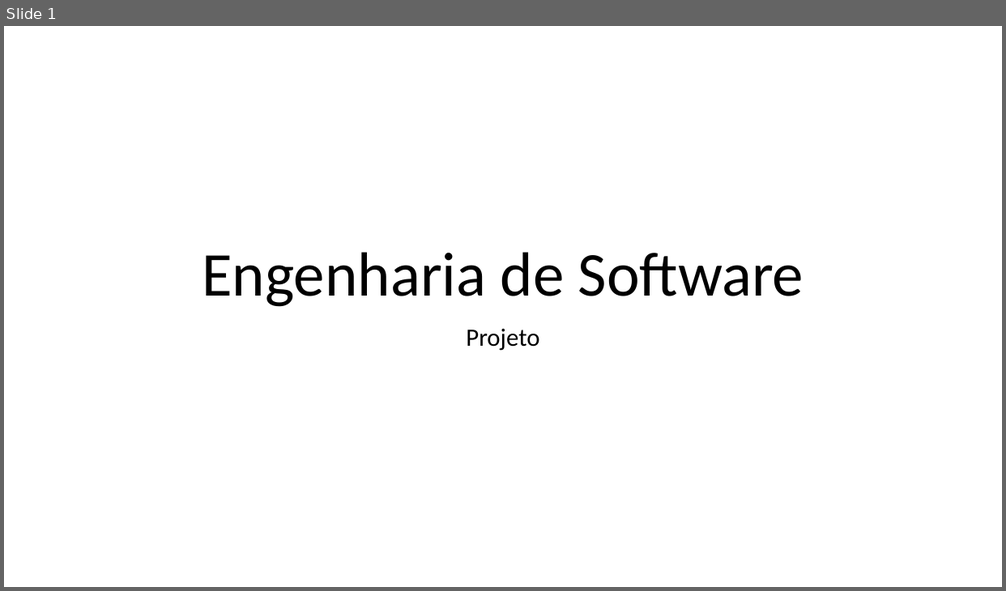
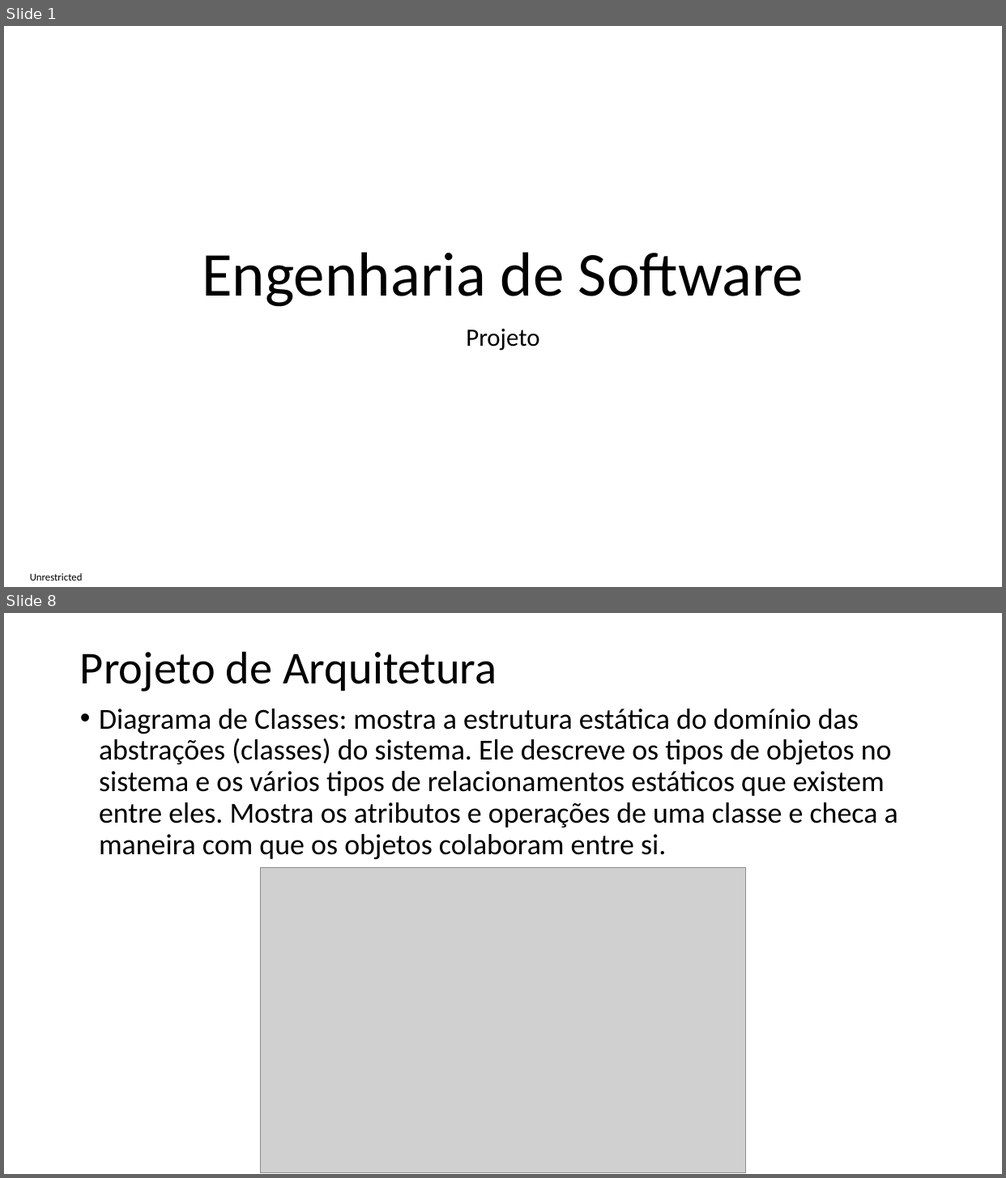
Before and after one commit to impagno/pwcamoes, a slide deck: Documentos/Engenharia de Software - Projeto.pptx. Shown one above the other, each under a label of ours: slide 1 before the commit, slides 1 and 8 after it; the slides between them are not shown. The pictures are 1006x591 and 1006x1178 pixels, drawn with LibreOffice and Linux fonts; fonts in the diff are those of the drawing; grey boxes stand for pictures. Boxes give left, top, right and bottom in pixels: in the first picture for what was removed or moved away, otherwise in the second. Text is boxed around its words. In the diff, an @@ line names an element or a change of style, - is before the commit and + after.

```diff
--- a/Documentos/Engenharia de Software - Projeto.pptx
+++ b/Documentos/Engenharia de Software - Projeto.pptx
@@ slide 8 added at (4,613,1002,1174), background #FFFFFF @@
@@ title added at (80,651,496,692), 44 pt, text #000000 @@
+Projeto de Arquitetura
@@ text added at (99,709,898,859), 28 pt, text #000000 @@
+• Diagrama de Classes: mostra a estrutura estática do domínio das abstrações (classes) do sistema. Ele descreve os tipos de objetos no sistema e os vários tipos de relacionamentos estáticos que existem entre eles. Mostra os atributos e operações de uma classe e checa a maneira com que os objetos colaboram entre si.
@@ picture added at (261,867,746,1173) @@
@@ slide 1 changed as well @@
@@ text added at (30,574,83,581), 10 pt, text #000000 @@
+Unrestricted
```
Also in this commit, not shown: 13 other slides added, 5 slides removed.
